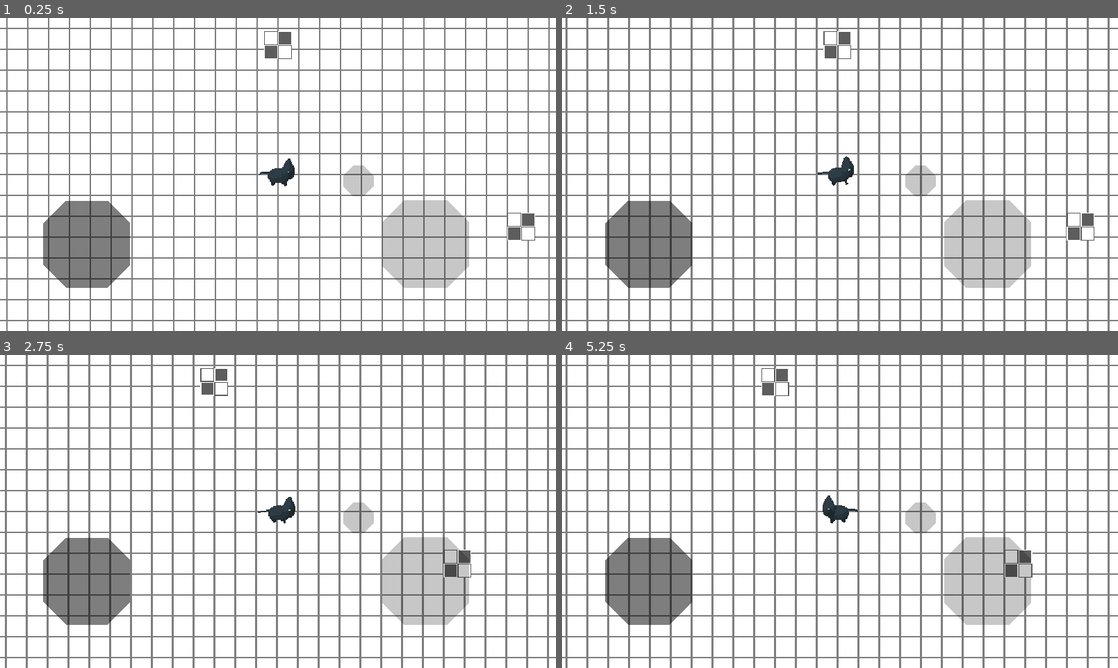
Above: before the commit, frames 1-4 (two rows, left to right).
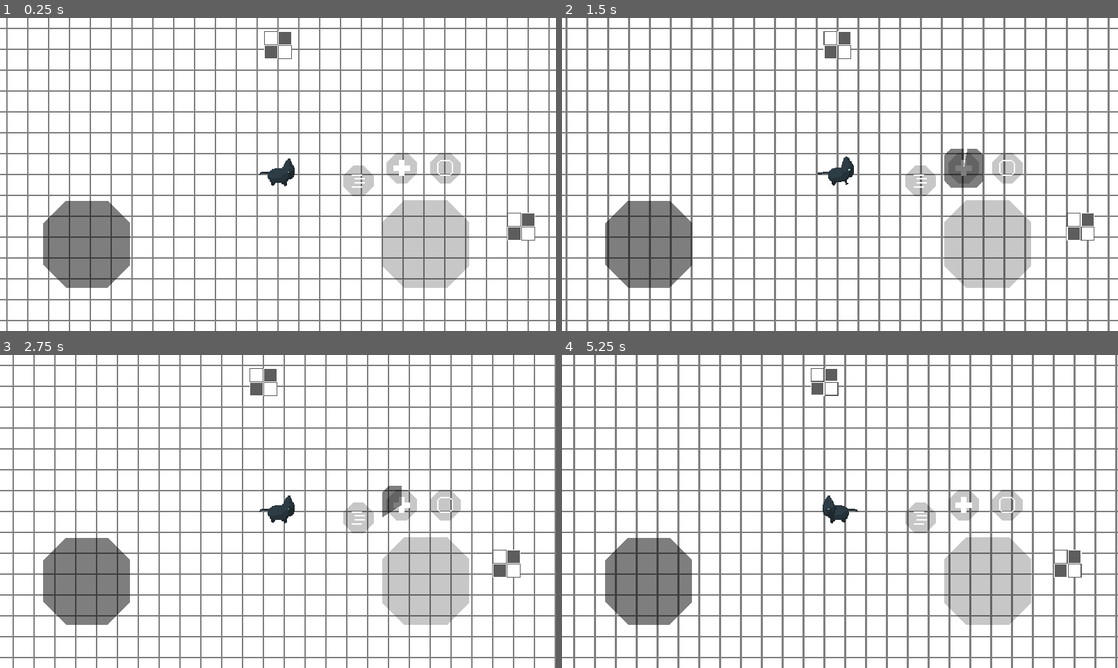
Above: after the commit, the same moments.

Repository: deerformera/neruka
Game: Godot game, scene res://worlds/world.tscn
Two runs of this game, one before a commit and one after it. Both use one fixed random seed, a clock stepped at 60 frames per second and the inputs below.
Inputs (mouse positions are in pixels of both pictures, inside the frame that each line leads up to):
- Up to frame 1 (0.25 s): no input
- Up to frame 2 (1.5 s): click (650, 243) at 0.5 s; tap Enter at 1.25 s; move the mouse to (962, 158) at 1.27 s; hold D (n_right) from 1.28 s (still down); hold Space (n_attack) from 1.28 s (still down); click (962, 158) at 1.42 s
- Up to frame 3 (2.75 s): release D (n_right) at 2 s; release Space (n_attack) at 2 s; drag from (166, 527) to (250, 574) at 2.02 s
- Up to frame 4 (5.25 s): move the mouse to (895, 442) at 2.77 s; hold D (n_right) 2.78-3.5 s; tap Shift (n_dash) at 2.85 s; drag from (812, 574) to (673, 464) at 3.52 s; move the mouse to (1006, 558) at 4.27 s; hold A (n_left) 4.28-5 s; tap Q (n_consume) at 4.35 s; drag from (673, 464) to (756, 433) at 5.02 s

The runs differ from the first frame. In frame 1, 0.8% of the frame differs, in the area x 63-83%, y 43-55%; in frame 2, 1.2%; in frame 3, 17%; in frame 4, 20%, in the area x 0-100%, y 0-100%.

Commit message:
HUD cooldown

Diff:
--- a/assets/classes/ability.gd
+++ b/assets/classes/ability.gd
@@ -2,6 +2,7 @@
 class_name Ability
 
 signal cast
+signal ability
 
 onready var cat := $"../.."
 
@@ -20,7 +21,7 @@
         duration_timer = Timer.new()
         duration_timer.wait_time = passive_duration
         duration_timer.one_shot = true
-        duration_timer.connect("timeout", self, "passive")
+        duration_timer.connect("timeout", self, "passive_timeout")
         add_child(duration_timer)
 
     cooldown_timer.wait_time = cooldown
@@ -29,11 +30,15 @@
 
 func cast():
     if cooldown_timer.is_stopped():
-        cooldown_timer.start()
-        ability()
+        if passive:
+            duration_timer.start()
+            passive()
+        else:
+            cooldown_timer.start()
+            ability()
+            emit_signal("ability")
 
-        if passive: duration_timer.start()
-
+func passive_timeout(): cooldown_timer.start()
 func passive(): pass
 func ability(): pass
 func attack(): pass
--- a/assets/data.json
+++ b/assets/data.json
@@ -6,8 +6,8 @@
     ],
 
     "abilities":[
-        ["Headshot!", "Shoot a bullet"],
-        ["Heal", "Heal you 20 HP"],
-        ["Dash", "now Its soulslike B)"]
+        ["Headshot!", "Shoot a bullet", 6],
+        ["Heal", "Heal you 20 HP", 10],
+        ["Dash", "now Its soulslike B)", 10]
     ]
 }
--- a/characters/cat/abilities.gd
+++ b/characters/cat/abilities.gd
@@ -19,5 +19,3 @@
 func cast(col: Color):
     ($"../Sprite".material as ShaderMaterial).set_shader_param("u_replacement_color", col)
     get_parent().animstate.travel("cast")
-
-    yield(get_tree().create_timer(0.3), "timeout")
--- a/characters/cat/cat.tscn
+++ b/characters/cat/cat.tscn
@@ -1900,4 +1900,5 @@
 script = ExtResource( 5 )
 
 [node name="HUD" parent="." instance=ExtResource( 6 )]
+process_priority = 1
 layer = 1
--- a/characters/cat/hud.gd
+++ b/characters/cat/hud.gd
@@ -1,13 +1,15 @@
 extends CanvasLayer
+
+signal ability
 
 onready var cat = owner
 
-# Joystick
 onready var joystick = $Margin/VBox/Bot/Joystick
 
 var center: Vector2
 
 func _ready():
+    self.connect("ability", self, "ability")
     set_button()
 
 func _input(event):
@@ -25,9 +27,19 @@
 
 func set_button():
     var abilities_button = $Margin/VBox/Bot/VBox/AbilitiesButtons
+    var nodes = Utils.get_abilities_nodes()
+
     for child in abilities_button.get_children(): child.hide()
 
-    for i in Utils.get_abilities().size():
+    for i in Utils.current_abilities.size():
         var ability_button = abilities_button.get_child(i)
         ability_button.show()
+        (ability_button.get_node("M/Rect") as TextureRect).texture = load("res://assets/abilities/"+str(Utils.current_abilities[i])+".png")
+        $"../Abilities".get_child(i).connect("ability", self, "ability", [i])
         ability_button.get_node("Touch").action = "n_ability" + str(i)
+
+func ability(index):
+    var button = $Margin/VBox/Bot/VBox/AbilitiesButtons.get_child(index)
+    var ability = get_parent().get_node("Abilities").get_child(index)
+    button.get_node("Prog").value = 10
+    create_tween().tween_property(button.get_node("Prog"), "value", 0.0, ability.cooldown_timer.wait_time)
--- a/characters/cat/hud.tscn
+++ b/characters/cat/hud.tscn
@@ -1,8 +1,9 @@
-[gd_scene load_steps=8 format=2]
+[gd_scene load_steps=9 format=2]
 
 [ext_resource path="res://proto/proto-panel.tres" type="StyleBox" id=1]
 [ext_resource path="res://proto/proto-analog.png" type="Texture" id=2]
 [ext_resource path="res://characters/cat/hud.gd" type="Script" id=3]
+[ext_resource path="res://proto/proto-cooldown.png" type="Texture" id=4]
 
 [sub_resource type="StyleBoxTexture" id=3]
 texture = ExtResource( 2 )
@@ -47,16 +48,16 @@
 rect_min_size = Vector2( 0, 50 )
 
 [node name="Bot" type="HBoxContainer" parent="Margin/VBox"]
-margin_top = 230.0
+margin_top = 260.0
 margin_right = 1080.0
 margin_bottom = 580.0
 rect_min_size = Vector2( 0, 50 )
 size_flags_vertical = 10
 
 [node name="Joystick" type="Button" parent="Margin/VBox/Bot"]
-margin_top = 150.0
+margin_top = 120.0
 margin_right = 200.0
-margin_bottom = 350.0
+margin_bottom = 320.0
 rect_min_size = Vector2( 200, 200 )
 focus_mode = 0
 size_flags_horizontal = 0
@@ -70,7 +71,7 @@
 [node name="VBox" type="VBoxContainer" parent="Margin/VBox/Bot"]
 margin_left = 680.0
 margin_right = 1080.0
-margin_bottom = 350.0
+margin_bottom = 320.0
 rect_min_size = Vector2( 400, 0 )
 size_flags_horizontal = 10
 custom_constants/separation = 0
@@ -78,24 +79,48 @@
 
 [node name="AbilitiesButtons" type="HBoxContainer" parent="Margin/VBox/Bot/VBox"]
 margin_right = 400.0
-margin_bottom = 150.0
-rect_min_size = Vector2( 0, 150 )
+margin_bottom = 120.0
+rect_min_size = Vector2( 0, 120 )
 mouse_filter = 2
 custom_constants/separation = 10
 
-[node name="Button" type="Panel" parent="Margin/VBox/Bot/VBox/AbilitiesButtons"]
-margin_top = 60.0
+[node name="Button0" type="Panel" parent="Margin/VBox/Bot/VBox/AbilitiesButtons"]
+margin_top = 30.0
 margin_right = 90.0
-margin_bottom = 150.0
+margin_bottom = 120.0
 rect_min_size = Vector2( 90, 90 )
 size_flags_horizontal = 0
 size_flags_vertical = 8
 custom_styles/panel = ExtResource( 1 )
 
-[node name="Touch" type="TouchScreenButton" parent="Margin/VBox/Bot/VBox/AbilitiesButtons/Button"]
-shape = SubResource( 1 )
-
-[node name="Button2" type="Panel" parent="Margin/VBox/Bot/VBox/AbilitiesButtons"]
+[node name="Touch" type="TouchScreenButton" parent="Margin/VBox/Bot/VBox/AbilitiesButtons/Button0"]
+shape = SubResource( 1 )
+shape_visible = false
+
+[node name="M" type="MarginContainer" parent="Margin/VBox/Bot/VBox/AbilitiesButtons/Button0"]
+anchor_right = 1.0
+anchor_bottom = 1.0
+custom_constants/margin_right = 20
+custom_constants/margin_top = 20
+custom_constants/margin_left = 20
+custom_constants/margin_bottom = 20
+
+[node name="Rect" type="TextureRect" parent="Margin/VBox/Bot/VBox/AbilitiesButtons/Button0/M"]
+margin_left = 20.0
+margin_top = 20.0
+margin_right = 70.0
+margin_bottom = 70.0
+expand = true
+
+[node name="Prog" type="TextureProgress" parent="Margin/VBox/Bot/VBox/AbilitiesButtons/Button0"]
+anchor_right = 1.0
+anchor_bottom = 1.0
+max_value = 10.0
+step = 0.1
+texture_progress = ExtResource( 4 )
+fill_mode = 5
+
+[node name="Button1" type="Panel" parent="Margin/VBox/Bot/VBox/AbilitiesButtons"]
 margin_left = 100.0
 margin_right = 190.0
 margin_bottom = 90.0
@@ -104,10 +129,34 @@
 size_flags_vertical = 0
 custom_styles/panel = ExtResource( 1 )
 
-[node name="Touch" type="TouchScreenButton" parent="Margin/VBox/Bot/VBox/AbilitiesButtons/Button2"]
-shape = SubResource( 1 )
-
-[node name="Button3" type="Panel" parent="Margin/VBox/Bot/VBox/AbilitiesButtons"]
+[node name="Touch" type="TouchScreenButton" parent="Margin/VBox/Bot/VBox/AbilitiesButtons/Button1"]
+shape = SubResource( 1 )
+shape_visible = false
+
+[node name="M" type="MarginContainer" parent="Margin/VBox/Bot/VBox/AbilitiesButtons/Button1"]
+anchor_right = 1.0
+anchor_bottom = 1.0
+custom_constants/margin_right = 20
+custom_constants/margin_top = 20
+custom_constants/margin_left = 20
+custom_constants/margin_bottom = 20
+
+[node name="Rect" type="TextureRect" parent="Margin/VBox/Bot/VBox/AbilitiesButtons/Button1/M"]
+margin_left = 20.0
+margin_top = 20.0
+margin_right = 70.0
+margin_bottom = 70.0
+expand = true
+
+[node name="Prog" type="TextureProgress" parent="Margin/VBox/Bot/VBox/AbilitiesButtons/Button1"]
+anchor_right = 1.0
+anchor_bottom = 1.0
+max_value = 10.0
+step = 0.1
+texture_progress = ExtResource( 4 )
+fill_mode = 5
+
+[node name="Button2" type="Panel" parent="Margin/VBox/Bot/VBox/AbilitiesButtons"]
 margin_left = 200.0
 margin_right = 290.0
 margin_bottom = 90.0
@@ -116,27 +165,75 @@
 size_flags_vertical = 0
 custom_styles/panel = ExtResource( 1 )
 
+[node name="Touch" type="TouchScreenButton" parent="Margin/VBox/Bot/VBox/AbilitiesButtons/Button2"]
+shape = SubResource( 1 )
+shape_visible = false
+
+[node name="M" type="MarginContainer" parent="Margin/VBox/Bot/VBox/AbilitiesButtons/Button2"]
+anchor_right = 1.0
+anchor_bottom = 1.0
+custom_constants/margin_right = 20
+custom_constants/margin_top = 20
+custom_constants/margin_left = 20
+custom_constants/margin_bottom = 20
+
+[node name="Rect" type="TextureRect" parent="Margin/VBox/Bot/VBox/AbilitiesButtons/Button2/M"]
+margin_left = 20.0
+margin_top = 20.0
+margin_right = 70.0
+margin_bottom = 70.0
+expand = true
+
+[node name="Prog" type="TextureProgress" parent="Margin/VBox/Bot/VBox/AbilitiesButtons/Button2"]
+anchor_right = 1.0
+anchor_bottom = 1.0
+max_value = 10.0
+step = 0.1
+texture_progress = ExtResource( 4 )
+fill_mode = 5
+
+[node name="Button3" type="Panel" parent="Margin/VBox/Bot/VBox/AbilitiesButtons"]
+margin_left = 300.0
+margin_top = 30.0
+margin_right = 390.0
+margin_bottom = 120.0
+rect_min_size = Vector2( 90, 90 )
+size_flags_horizontal = 0
+size_flags_vertical = 8
+custom_styles/panel = ExtResource( 1 )
+
 [node name="Touch" type="TouchScreenButton" parent="Margin/VBox/Bot/VBox/AbilitiesButtons/Button3"]
 shape = SubResource( 1 )
-
-[node name="Button4" type="Panel" parent="Margin/VBox/Bot/VBox/AbilitiesButtons"]
-margin_left = 300.0
-margin_top = 60.0
-margin_right = 390.0
-margin_bottom = 150.0
-rect_min_size = Vector2( 90, 90 )
-size_flags_horizontal = 0
-size_flags_vertical = 8
-custom_styles/panel = ExtResource( 1 )
-
-[node name="Touch" type="TouchScreenButton" parent="Margin/VBox/Bot/VBox/AbilitiesButtons/Button4"]
-shape = SubResource( 1 )
+shape_visible = false
+
+[node name="M" type="MarginContainer" parent="Margin/VBox/Bot/VBox/AbilitiesButtons/Button3"]
+anchor_right = 1.0
+anchor_bottom = 1.0
+custom_constants/margin_right = 20
+custom_constants/margin_top = 20
+custom_constants/margin_left = 20
+custom_constants/margin_bottom = 20
+
+[node name="Rect" type="TextureRect" parent="Margin/VBox/Bot/VBox/AbilitiesButtons/Button3/M"]
+margin_left = 20.0
+margin_top = 20.0
+margin_right = 70.0
+margin_bottom = 70.0
+expand = true
+
+[node name="Prog" type="TextureProgress" parent="Margin/VBox/Bot/VBox/AbilitiesButtons/Button3"]
+anchor_right = 1.0
+anchor_bottom = 1.0
+max_value = 10.0
+step = 0.1
+texture_progress = ExtResource( 4 )
+fill_mode = 5
 
 [node name="AttackButton" type="Panel" parent="Margin/VBox/Bot/VBox"]
 margin_left = 100.0
-margin_top = 150.0
+margin_top = 120.0
 margin_right = 300.0
-margin_bottom = 350.0
+margin_bottom = 320.0
 rect_min_size = Vector2( 200, 200 )
 size_flags_horizontal = 6
 size_flags_vertical = 10
--- a/characters/cat/utils.gd
+++ b/characters/cat/utils.gd
@@ -9,15 +9,15 @@
 var level := {
     "vigor": 0,
     "strength": 0,
-    "mind": 0
+    "mind": 3
 }
 
 var orbs: int = 100
 
 var abilities_data: Array
-var abilities: Array = [2]
-var current_abilities: Array
-var knowledges: Array = [2,1,0]
+var abilities: Array
+var current_abilities: Array = [2,1,0]
+var knowledges: Array
 
 func _ready():
     var f = File.new()
@@ -26,7 +26,8 @@
     abilities_data = parse_json(f.get_as_text())["abilities"]
     f.close()
 
-    current_abilities.resize(level.mind + 1)
+    if current_abilities.size() > level.mind + 1:
+        current_abilities.resize(level.mind + 1)
 
 func get_base():
     var base = {}
@@ -52,7 +53,7 @@
 func get_ability(id: int) -> Dictionary:
     if id > abilities_data.size() - 1: return {}
     var ability = self.abilities_data[id]
-    var dict = { "name": ability[0], "desc": ability[1] }
+    var dict = { "name": ability[0], "desc": ability[1], "price": ability[2] }
     return dict
 
 func get_abilities_nodes() -> Array:
Binary file added: assets/abilities/0.png
Not shown, added: assets/abilities/0.png.import
Binary file added: assets/abilities/1.png
Not shown, added: assets/abilities/1.png.import
Binary file added: assets/abilities/2.png
Not shown, added: assets/abilities/2.png.import
Binary file added: proto/proto-cooldown.png
Not shown, added: proto/proto-cooldown.png.import
